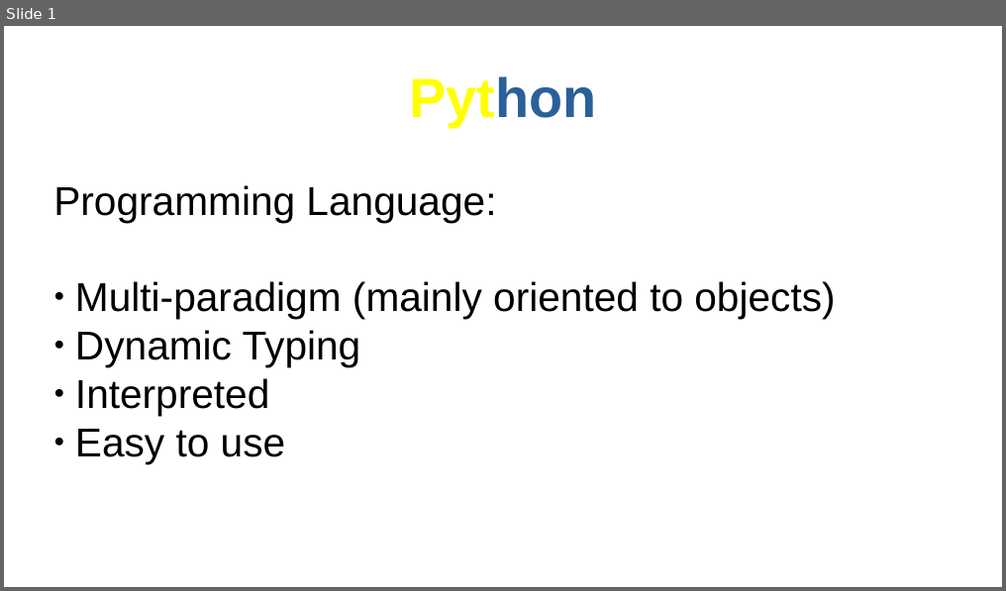
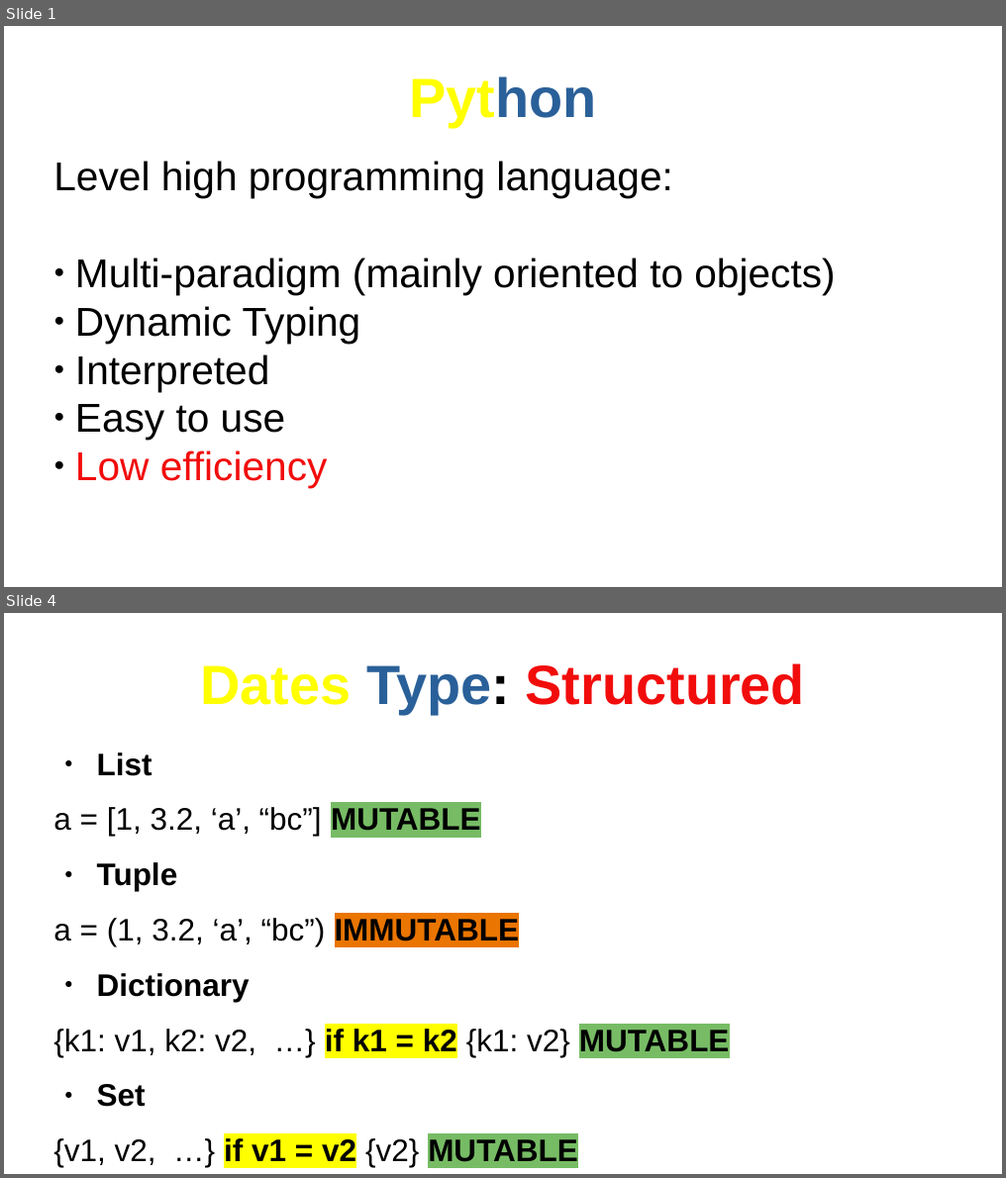
Before and after one commit to AndyDanian/chempyI, a slide deck: presentations/m1/c1.odp. Shown one above the other, each under a label of ours: slide 1 before the commit, slides 1 and 4 after it; the slides between them are not shown. The pictures are 1006x591 and 1006x1178 pixels, drawn with LibreOffice and Linux fonts; fonts in the diff are those of the drawing. Boxes give left, top, right and bottom in pixels: in the first picture for what was removed or moved away, otherwise in the second. Text is boxed around its words. In the diff, an @@ line names an element or a change of style, - is before the commit and + after.

Commit message:
unstructurred and structured dates c1

```diff
--- a/presentations/m1/c1.odp
+++ b/presentations/m1/c1.odp
@@ slide 4 added at bbox=[4, 613, 1002, 1174], background #FFFFFF @@
@@ title added at bbox=[200, 663, 805, 714], 44 pt, text #F10D0C, bold @@
+Dates Type: Structured
@@ text added at bbox=[54, 753, 730, 1167], 24.8 pt, text #000000 @@
+● List
+a = [1, 3.2, ‘a’, “bc”] MUTABLE
+● Tuple
+a = (1, 3.2, ‘a’, “bc”) IMMUTABLE
+● Dictionary
+{k1: v1, k2: v2, …} if k1 = k2 {k1: v2} MUTABLE
+● Set
+{v1, v2, …} if v1 = v2 {v2} MUTABLE
@@ slide 1 changed as well @@
@@ subtitle at bbox=[54, 161, 672, 198]: text changed @@
-Programming Language:
+Level high programming language:
@@ subtitle at bbox=[75, 451, 328, 488]: paragraph added @@
+● Low efficiency
```
Also in this commit, not shown: 3 other slides added.
